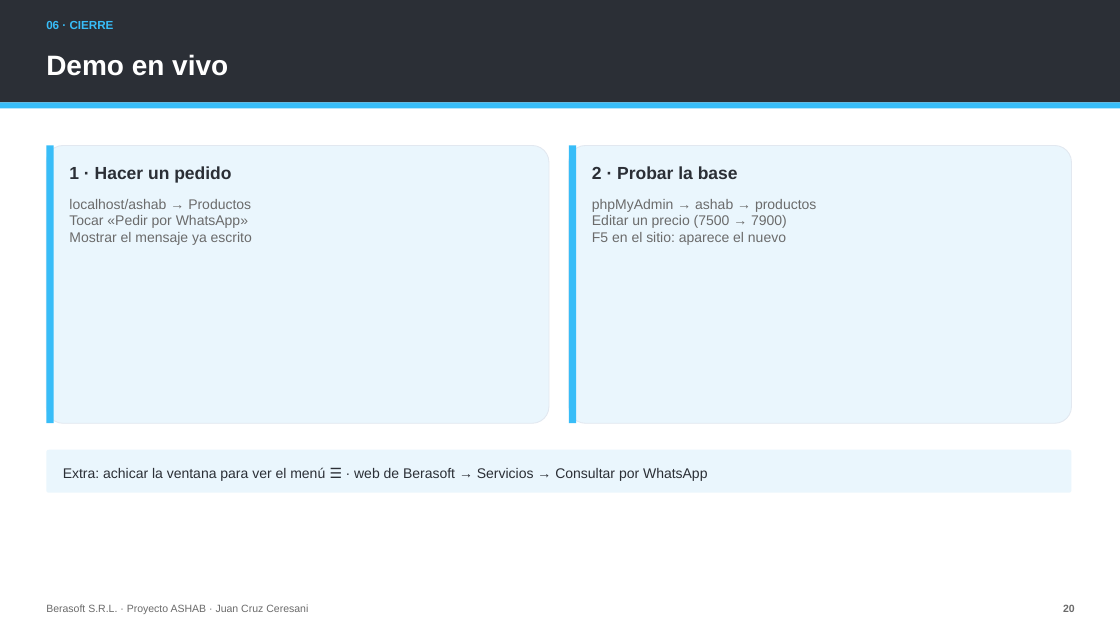
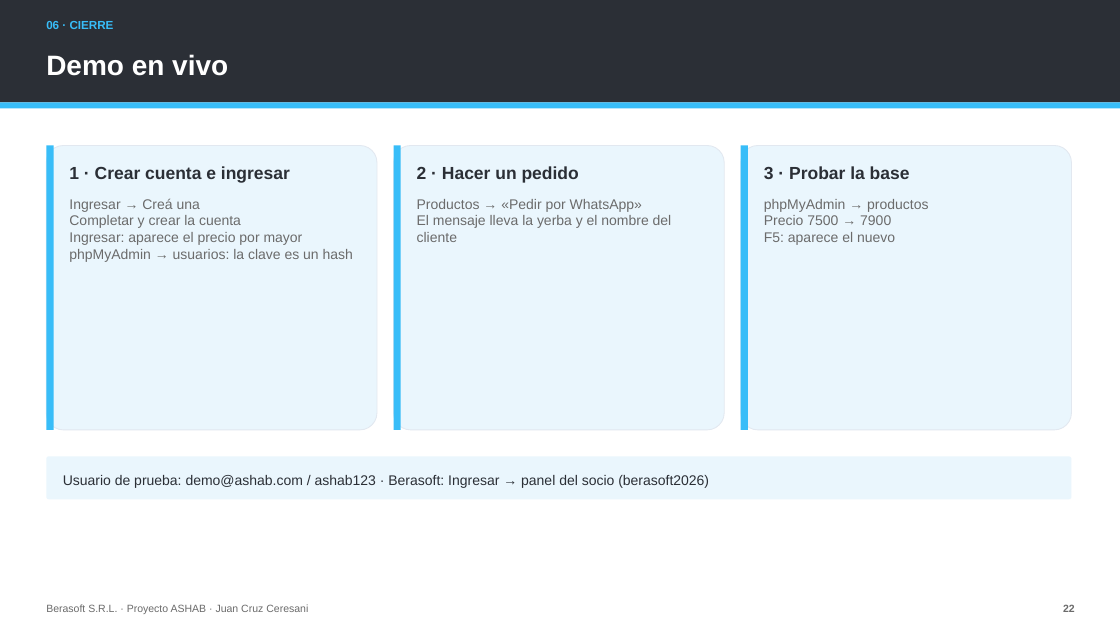
Before and after one commit to Gambeta-latorre/proyecto-consultora, a slide deck: slide 22 of 06_Documentos/Presentacion_ASHAB_Berasoft.pptx (slide 20 before the commit). Drawn at 1120x630 pixels with LibreOffice and Linux fonts; fonts in the diff are those of the drawing. Boxes give left, top, right and bottom in pixels: in the first picture for what was removed or moved away, otherwise in the second. Text is boxed around its words. In the diff, an @@ line names an element or a change of style, - is before the commit and + after.

```diff
--- a/06_Documentos/Presentacion_ASHAB_Berasoft.pptx
+++ b/06_Documentos/Presentacion_ASHAB_Berasoft.pptx
@@ rectangle: place and size @@
-rectangle at box(46, 145, 54, 423)
+rectangle at box(46, 145, 54, 430)
@@ rounded rectangle: place and size @@
-rounded rectangle at box(46, 145, 549, 423)
+rounded rectangle at box(46, 145, 377, 430)
@@ rectangle: place and size @@
-rectangle at box(569, 145, 576, 423)
+rectangle at box(394, 145, 402, 430)
@@ rounded rectangle: place and size @@
-rounded rectangle at box(569, 145, 1071, 423)
+rounded rectangle at box(394, 145, 725, 430)
@@ rounded rectangle added at box(741, 145, 1072, 430), fill #EAF6FD, outline #E2E8F0 0.75 pt @@
@@ rectangle added at box(741, 145, 749, 430), fill #38BDF8 @@
@@ text at box(69, 166, 290, 183): text changed @@
-1 · Hacer un pedido
+1 · Crear cuenta e ingresar
@@ text added at box(417, 166, 579, 183), 15 pt, text #2B2F36, bold @@
+2 · Hacer un pedido
@@ text at box(764, 166, 910, 179): text changed @@
-2 · Probar la base
+3 · Probar la base
@@ text at box(69, 198, 353, 262): text changed @@
-localhost/ashab → Productos
-Tocar «Pedir por WhatsApp»
-Mostrar el mensaje ya escrito
+Ingresar → Creá una
+Completar y crear la cuenta
+Ingresar: aparece el precio por mayor
+phpMyAdmin → usuarios: la clave es un hash
@@ text added at box(417, 199, 672, 242), 12 pt, text #6B6B6B @@
+Productos → «Pedir por WhatsApp»
+El mensaje lleva la yerba y el nombre del cliente
@@ text at box(764, 199, 928, 245): text changed @@
-phpMyAdmin → ashab → productos
-Editar un precio (7500 → 7900)
-F5 en el sitio: aparece el nuevo
+phpMyAdmin → productos
+Precio 7500 → 7900
+F5: aparece el nuevo
@@ rounded rectangle: place and size @@
-rounded rectangle at box(46, 450, 1071, 492)
+rounded rectangle at box(46, 456, 1071, 499)
@@ text removed at box(63, 467, 707, 481) @@
-Extra: achicar la ventana para ver el menú ☰ · web de Berasoft → Servicios → Consultar por WhatsApp
@@ text added at box(63, 475, 709, 488), 12 pt, text #2B2F36 @@
+Usuario de prueba: demo@ashab.com / ashab123 · Berasoft: Ingresar → panel del socio (berasoft2026)
```
Also in this commit, not shown: 24 other slides changed, 2 slides added, 32 other files.
